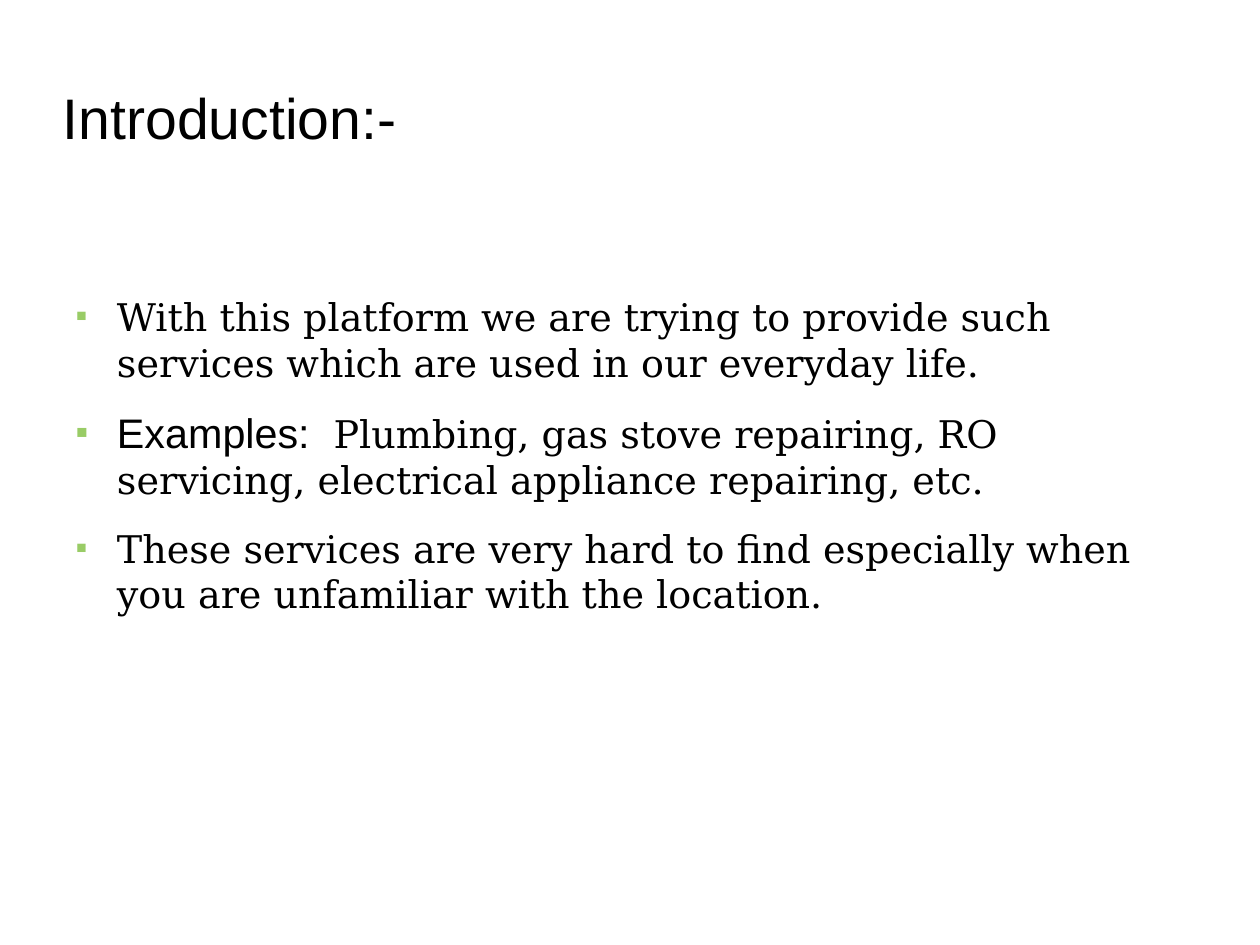
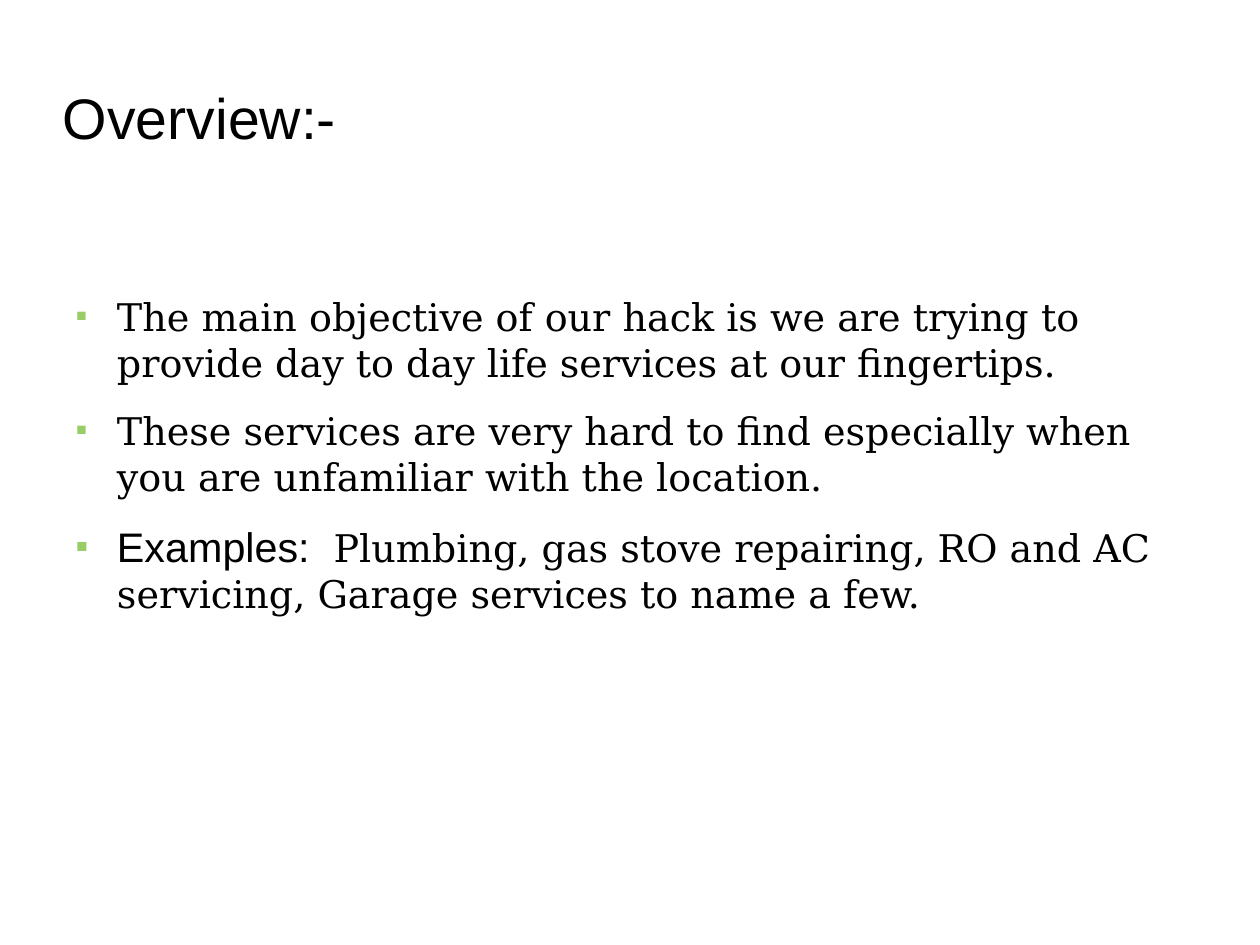
Before and after one commit to agcy1210/gihhomeservices, a slide deck: slide 2 of home_service_ppt.odp. Drawn at 1260x945 pixels with LibreOffice and Linux fonts; fonts in the diff are those of the drawing; background and template pictures are left out. Boxes give left, top, right and bottom in pixels: in the first picture for what was removed or moved away, otherwise in the second. Text is boxed around its words. In the diff, an @@ line names an element or a change of style, - is before the commit and + after.

```diff
--- a/home_service_ppt.odp
+++ b/home_service_ppt.odp
@@ title at (63,97,336,140): text changed @@
-Introduction:-
+Overview:-
@@ text at (117,302,1079,385): text changed @@
-■ With this platform we are trying to provide such services which are used in our everyday life.
-■ Examples: Plumbing, gas stove repairing, RO servicing, electrical appliance repairing, etc.
+■ The main objective of our hack is we are trying to provide day to day life services at our fingertips.
@@ text at (117,532,1150,616): paragraph added @@
+■ Examples: Plumbing, gas stove repairing, RO and AC servicing, Garage services to name a few.
```
Also in this commit, not shown: 2 other slides changed, 2 slides added, 1 other file.
